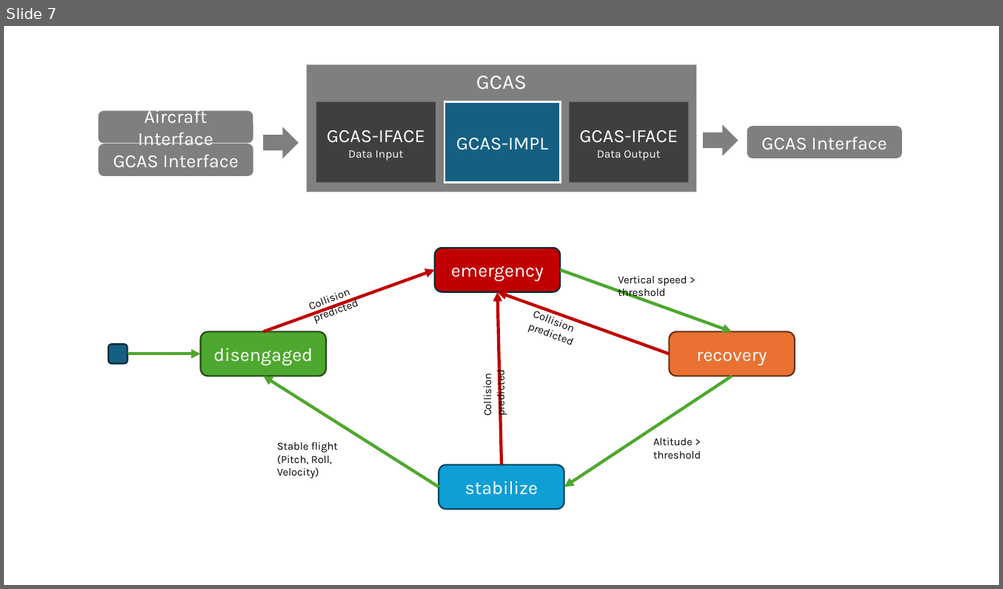
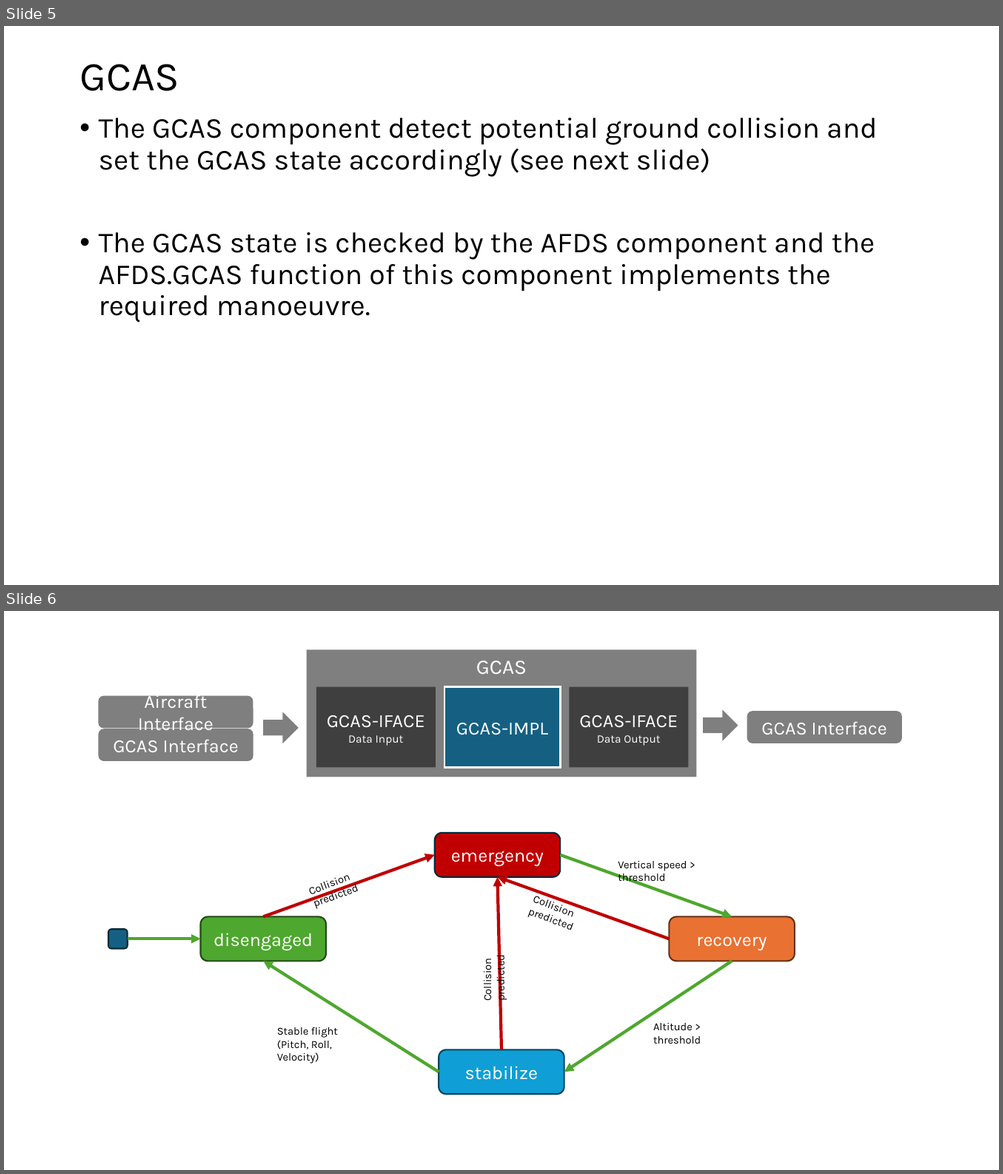
Before and after one commit to toastfr35/Autopilot, a slide deck: Documentation/application.pptx. Shown one above the other, each under a label of ours: slide 7 before the commit, slides 5 and 6 after it. The pictures are 1003x589 and 1003x1174 pixels, drawn with LibreOffice and Linux fonts; fonts in the diff are those of the drawing. Boxes give left, top, right and bottom in pixels: in the first picture for what was removed or moved away, otherwise in the second. Text is boxed around its words. In the diff, an @@ line names an element or a change of style, - is before the commit and + after.

```diff
--- a/Documentation/application.pptx
+++ b/Documentation/application.pptx
@@ slide 5 added at [4, 26, 999, 585], background #FFFFFF @@
@@ title added at [79, 64, 179, 91], 39.6 pt, text #000000 @@
+GCAS
@@ text added at [99, 118, 876, 323], 28 pt, text #000000 @@
+• The GCAS component detect potential ground collision and set the GCAS state accordingly (see next slide)
+• The GCAS state is checked by the AFDS component and the AFDS.GCAS function of this component implements the required manoeuvre.
@@ what was slide 7 is now slide 6 @@
```
Also in this commit, not shown: 2 slides changed, 4 other slides added, 2 other files.
